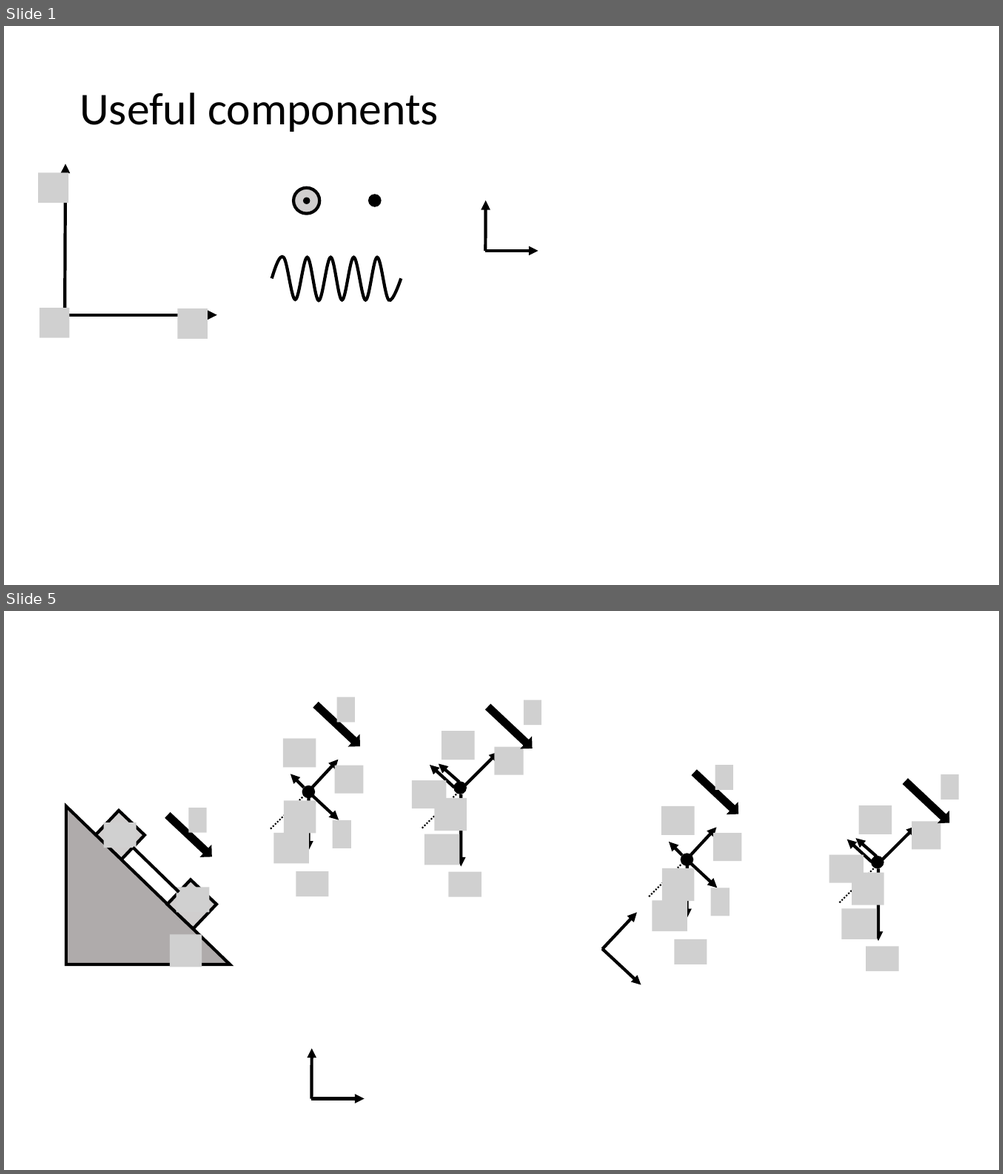
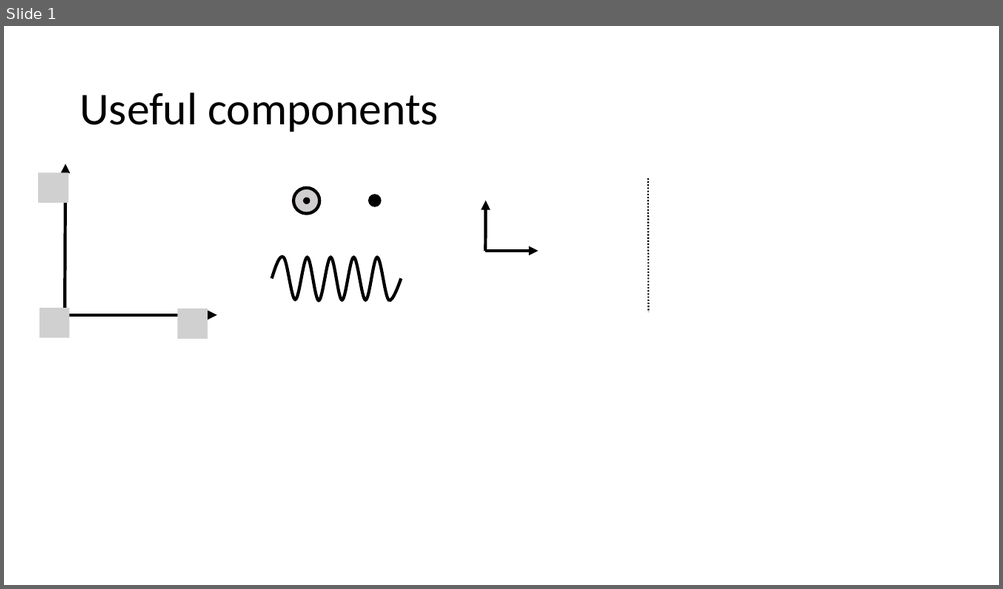
Before and after one commit to OSTP/PhysicsArtofModelling, a slide deck: tex/figures/ApplyingNewtonsLaws/Figures.pptx. Shown one above the other, each under a label of ours: slides 1 and 5 before the commit, slide 1 after it; the slides between them are not shown. The pictures are 1003x1174 and 1003x589 pixels, drawn with LibreOffice and Linux fonts; fonts in the diff are those of the drawing; grey boxes stand for pictures; background and template pictures are left out. Boxes give left, top, right and bottom in pixels: in the first picture for what was removed or moved away, otherwise in the second. Text is boxed around its words. In the diff, an @@ line names an element or a change of style, - is before the commit and + after.

```diff
--- a/tex/figures/ApplyingNewtonsLaws/Figures.pptx
+++ b/tex/figures/ApplyingNewtonsLaws/Figures.pptx
@@ slide 5 removed at (4,611,999,1170), background #FFFFFF @@
@@ right arrow removed at (903,778,951,825) @@
@@ picture removed at (940,775,959,800) @@
@@ group removed at (66,806,230,968): 4 pictures, 2 rectangles, 1 right triangle, 1 line, 1 right arrow @@
@@ group removed at (270,697,541,897): 14 pictures, 8 arrows, 2 ellipses, 2 right arrows, 2 lines @@
@@ picture removed at (858,806,891,834) @@
@@ arrow removed from (879, 863) to (916, 826) @@
@@ picture removed at (911,821,940,850) @@
@@ arrow removed from (872, 862) to (847, 840) @@
@@ arrow removed from (876, 857) to (855, 839) @@
@@ picture removed at (829,855,864,883) @@
@@ line removed from (876, 867) to (839, 903) @@
@@ picture removed at (851,873,884,906) @@
@@ ellipse removed at (873,857,882,867) @@
@@ arrow removed from (879, 869) to (879, 942) @@
@@ picture removed at (842,908,877,940) @@
@@ group removed at (603,765,741,985): 7 pictures, 6 arrows, 1 ellipse, 1 right arrow, 1 line @@
@@ picture removed at (866,947,899,972) @@
@@ arrow removed from (311, 1099) to (311, 1049) @@
@@ arrow removed from (311, 1099) to (364, 1099) @@
@@ slide 1 changed as well @@
@@ line added from (648, 178) to (649, 312), #000000 1.5 pt dashed @@
```
Also in this commit, not shown: 1 slide added, 7 other slides removed, 5 other files.
